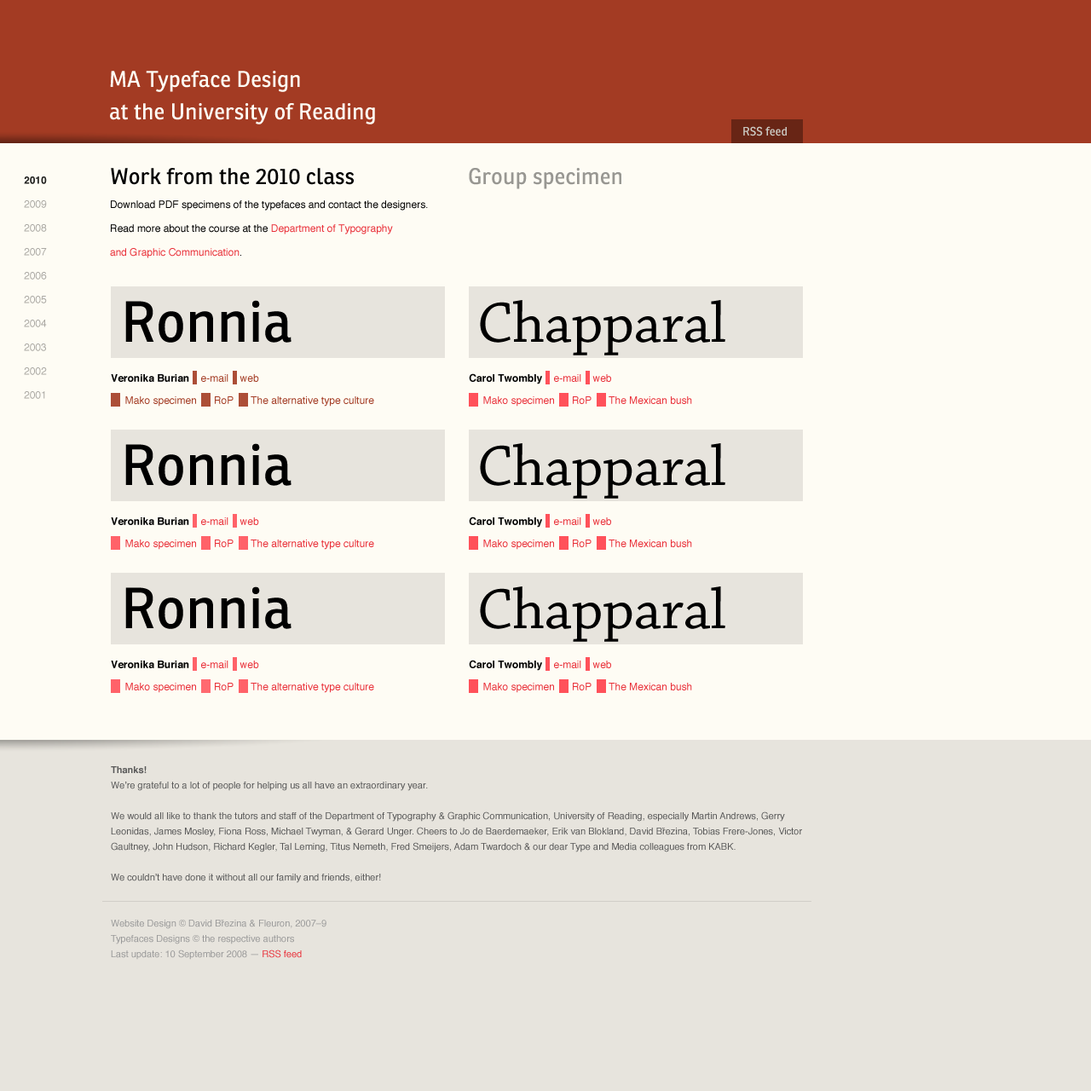
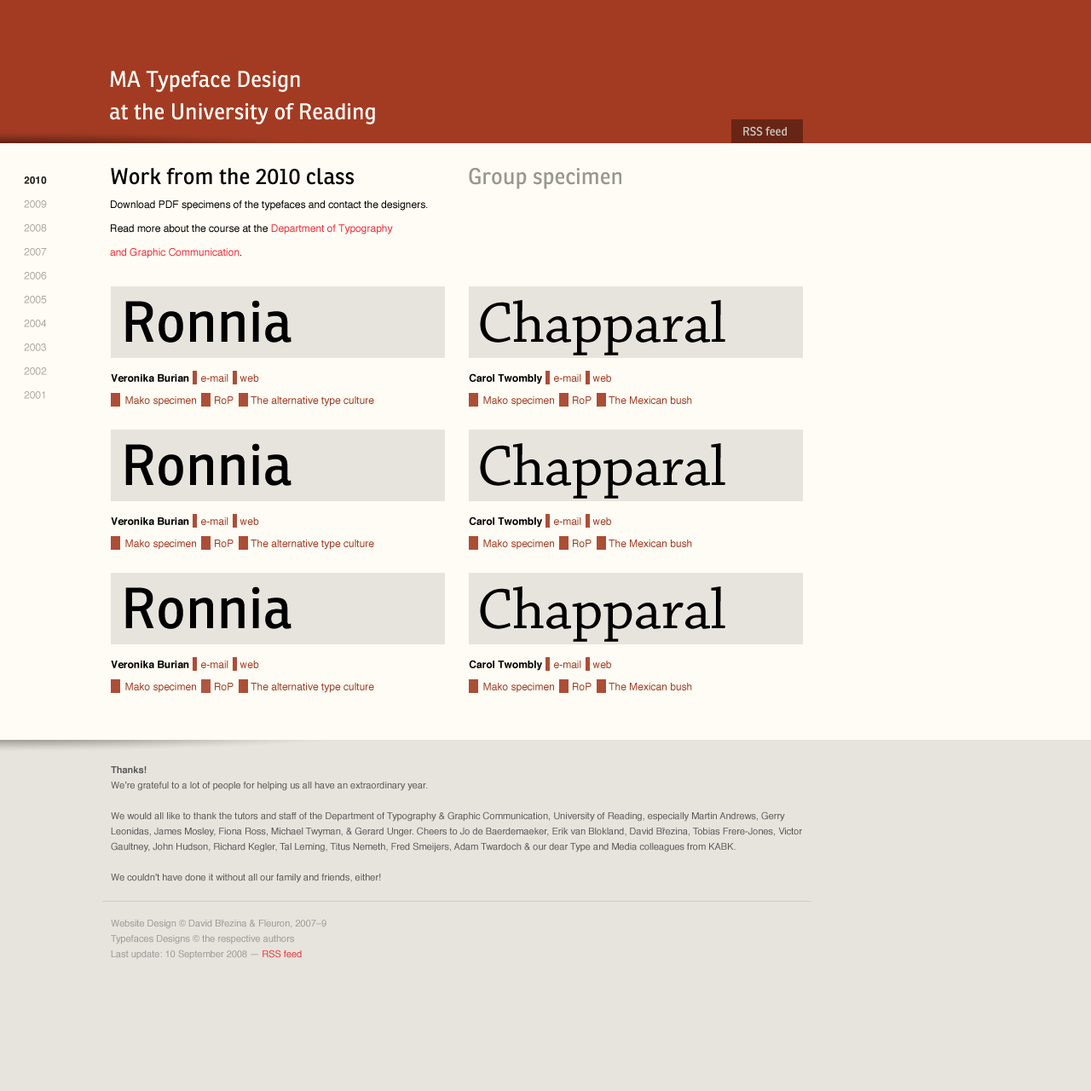
Layer changes from the first 1091px x 1091px image to the second:
painted on "Veronika Burian e-mail web Mako specimen RoP" (2nd of 3, in "Ronnia2") over bbox(125, 517, 375, 551)
painted on "Veronika Burian e-mail web Mako specimen RoP" (3rd of 3, in "Ronnia3") over bbox(125, 660, 375, 694)
"Bars" (4th of 6, in "Chapparal"): opacity 100% → 90% over bbox(469, 370, 607, 407)
painted on "Carol Twombly e-mail web Mako specimen RoP" (1st of 3, in "Chapparal") over bbox(483, 374, 693, 407)
"Bars" (5th of 6, in "Chapparal2"): opacity 100% → 90% over bbox(469, 514, 607, 551)
painted on "Carol Twombly e-mail web Mako specimen RoP" (2nd of 3, in "Chapparal2") over bbox(483, 517, 693, 551)
"Bars" (6th of 6, in "Chapparal3"): opacity 100% → 90% over bbox(469, 657, 607, 694)
painted on "Carol Twombly e-mail web Mako specimen RoP" (3rd of 3, in "Chapparal3") over bbox(483, 660, 693, 694)
